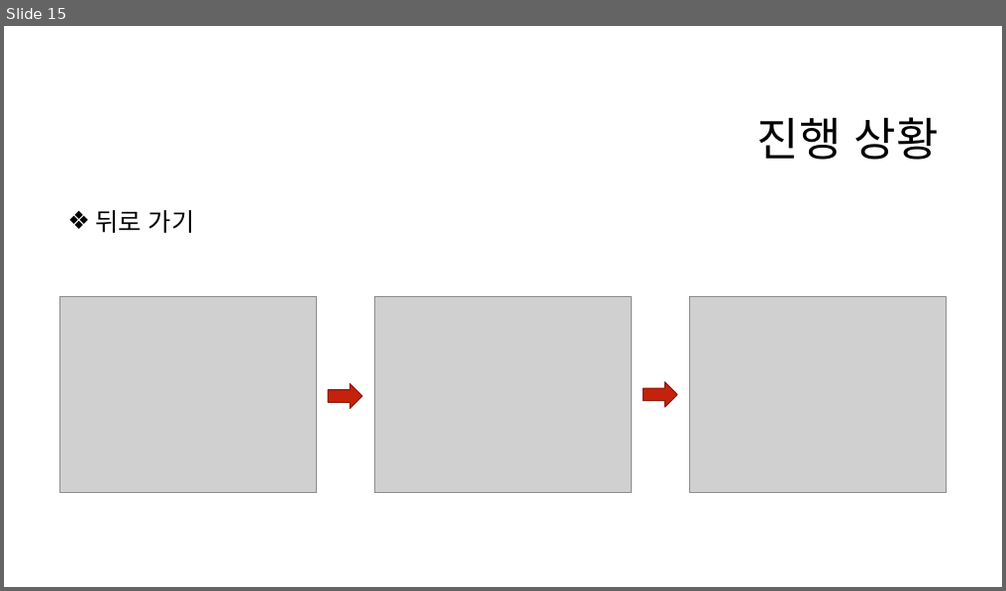
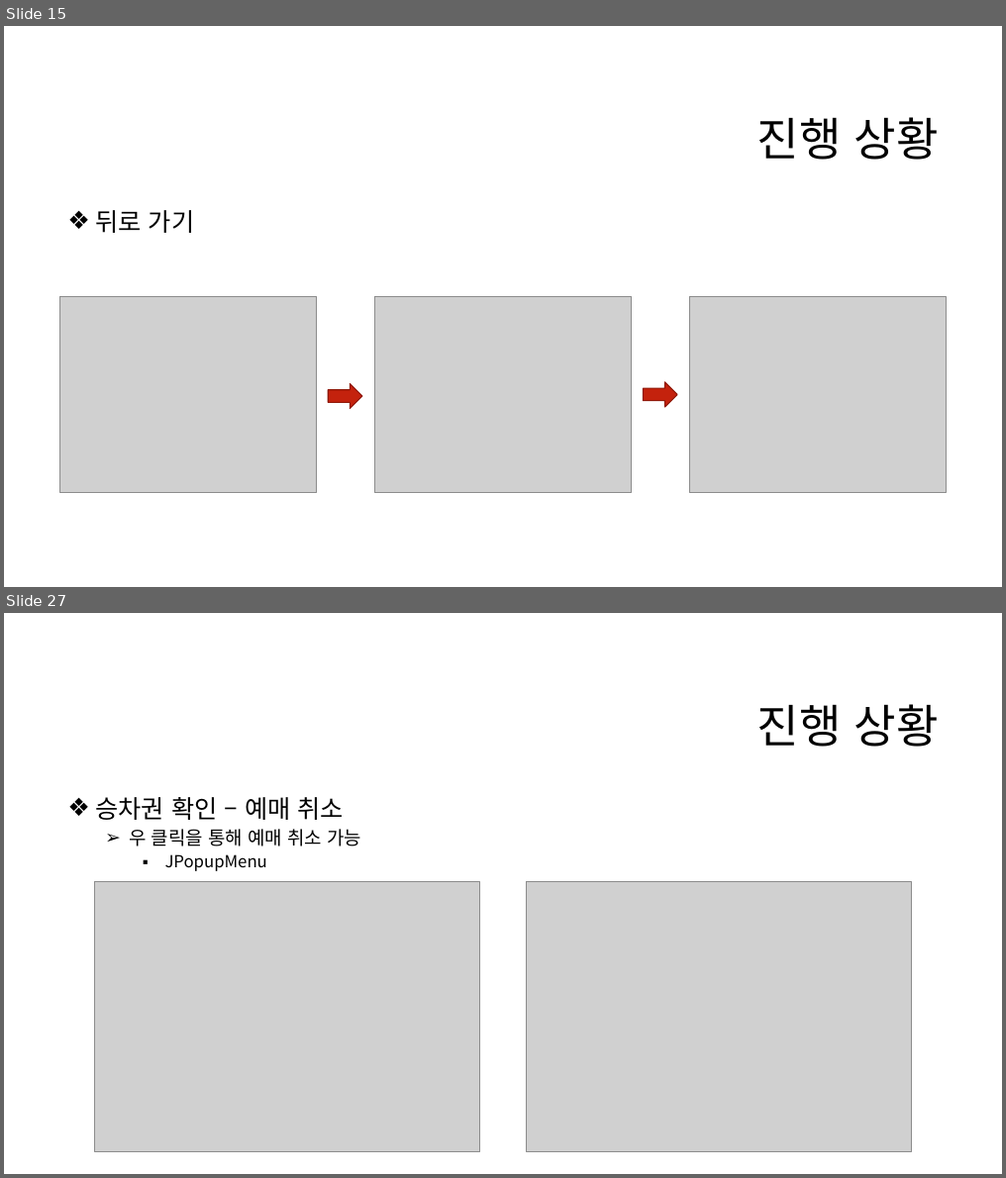
Before and after one commit to eeeeyeot/JAVATrainTicketing, a slide deck: 작업한 내용/기차 예매 프로그램 주차 발표.pptx. Shown one above the other, each under a label of ours: slide 15 before the commit, slides 15 and 27 after it; the slides between them are not shown. The pictures are 1006x591 and 1006x1178 pixels, drawn with LibreOffice and Linux fonts; fonts in the diff are those of the drawing; grey boxes stand for pictures; background and template pictures are left out. Boxes give left, top, right and bottom in pixels: in the first picture for what was removed or moved away, otherwise in the second. Text is boxed around its words. In the diff, an @@ line names an element or a change of style, - is before the commit and + after.

```diff
--- a/작업한 내용/기차 예매 프로그램 주차 발표.pptx
+++ b/작업한 내용/기차 예매 프로그램 주차 발표.pptx
@@ slide 27 added at bbox=[4, 613, 1002, 1174], background #FFFFFF @@
@@ title added at bbox=[757, 704, 939, 747], 44 pt, text #000000 @@
+진행 상황
@@ text added at bbox=[95, 797, 362, 871], 18 pt, text #000000 @@
+❖ 승차권 확인 – 예매 취소
+  ➢ 우 클릭을 통해 예매 취소 가능
+    ▪ JPopupMenu
@@ picture added at bbox=[95, 881, 480, 1152] @@
@@ picture added at bbox=[527, 881, 912, 1152] @@
```
Also in this commit, not shown: 3 slides changed, 13 other slides added, 3 other files.
